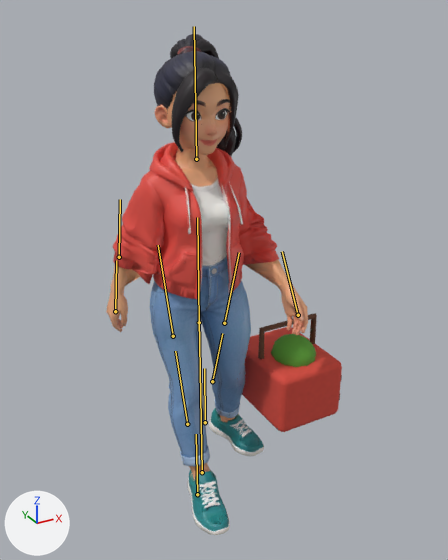
One commit to the FBX model unity/CheckoutSimulator/Assets/Art/Characters/Meshy/Customer_06.fbx: the scene before it, then after it.
Camera for both pictures: a 50 mm camera at (-1.26, -2.56, 2.47) aimed at (0.12, -0.05, 1.21). Every picture has the same lights, and +X, +Y and +Z are marked at lower left. The picture after the commit comes second. Both versions are drawn at frame 7 of the action 'Customer_01_Rig|Customer_01_Rig|Walking'; the numbers are the values there. The bones that change, and the others that lie on the model, are drawn over the model as lines.

Names of what the first picture shows: 'Customer_06_Body', 'Customer_06_Prop'.
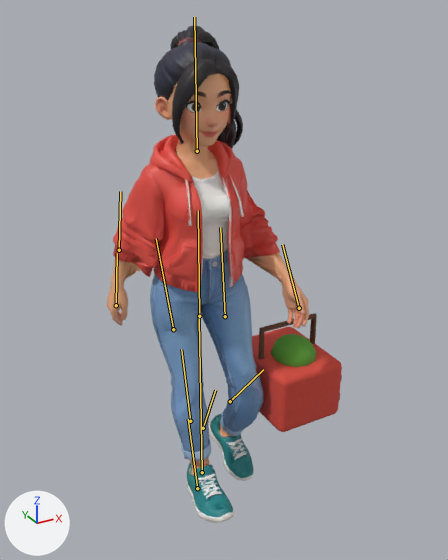
The change in detail:
Bone 'Torso' (bone_torso) moves from (0.0, -0.042, 0.0) to (0.003, -0.006, 0.0).
Bone 'Thigh_L' (bone_thigh_l) turns from (-18, 0, 0) to (-26, 0, -2) degrees about its own x, y and z.
Bone 'Shin_L' (bone_shin_l) turns from (0, 0, 0) to (16, -1, 3) degrees about its own x, y and z.
Bone 'Foot_L' (bone_foot_l) turns from (18, 0, 0) to (-4, 5, -2) degrees about its own x, y and z.
Bone 'Thigh_R' (bone_thigh_r) turns from (18, 0, 0) to (-14, -3, -3) degrees about its own x, y and z.
Bone 'Shin_R' (bone_shin_r) turns from (0, 0, 0) to (50, 4, -8) degrees about its own x, y and z.
Bone 'Foot_R' (bone_foot_r) turns from (-18, 0, 0) to (-12, -4, 11) degrees about its own x, y and z.

What differs and where, as boxes [x1, y1, x2, y2] in the pictures (448 x 560 px):
'Customer_06_Body', posed: before [106, 34, 308, 535]; after [106, 26, 309, 523]
bone 'Torso', root to tip: before (199, 322) to (197, 217); after (199, 316) to (198, 210)
bone 'Thigh_L', root to tip: before (173, 336) to (158, 245); after (173, 329) to (156, 238)
bone 'Shin_L', root to tip: before (187, 424) to (175, 351); after (190, 421) to (181, 349)
bone 'Foot_L', root to tip: before (197, 494) to (196, 434); after (197, 488) to (188, 419)
bone 'Thigh_R', root to tip: before (224, 323) to (239, 252); after (225, 316) to (220, 227)
bone 'Shin_R', root to tip: before (212, 381) to (222, 333); after (230, 401) to (263, 369)
bone 'Foot_R', root to tip: before (205, 422) to (204, 368); after (203, 428) to (215, 390)
